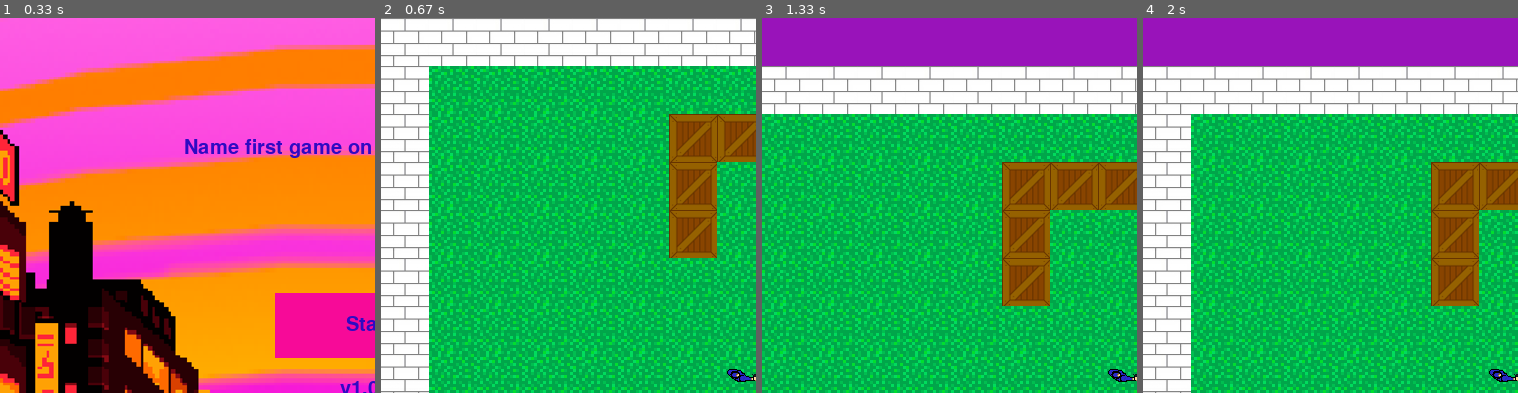
Above: before the commit, frames 1-4 (left to right).
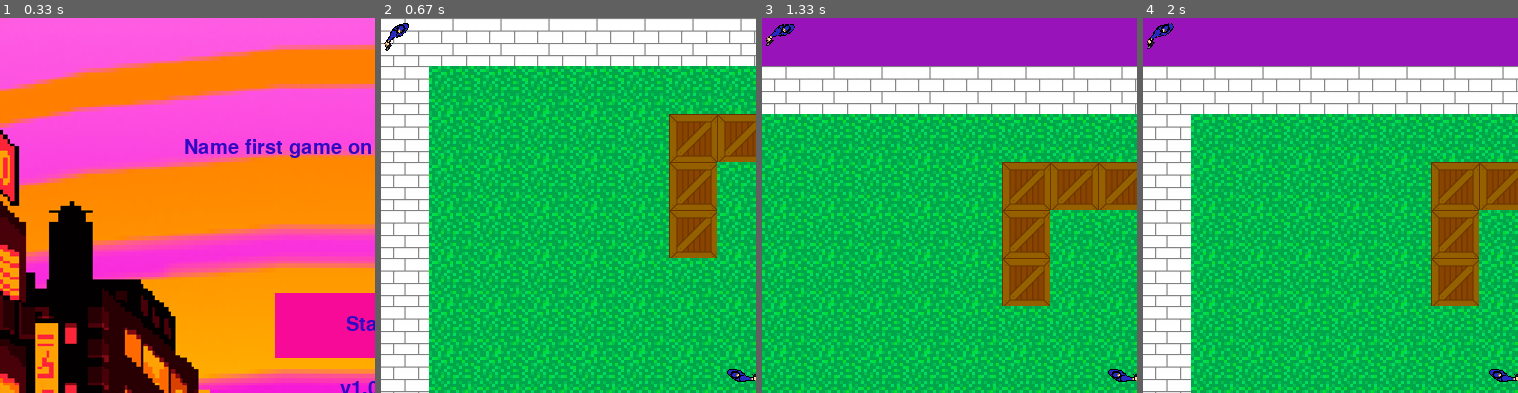
Above: after the commit, the same moments.

Repository: Stevenson707/Game_on_Pygame
Game: pygame game, started from game.py
Same seed, same stepped clock (60 frames per second), same inputs: the game is played once before the commit and once after it.
Inputs (mouse positions are % of the whole screen's width and height, from its top left):
- Up to frame 1 (0.33 s): no input
- Up to frame 2 (0.67 s): press the mouse at (49, 41) at 0.37 s; move the mouse to (61, 45) at 0.47 s; release the mouse at (73, 48) at 0.6 s
- Up to frame 3 (1.33 s): hold W 0.67-1.13 s; move the mouse to (46, 23) at 0.7 s; hold D from 1.17 s (still down); move the mouse to (42, 46) at 1.2 s
- Up to frame 4 (2 s): release D at 1.63 s; hold A from 1.67 s (still down); move the mouse to (17, 15) at 1.7 s
The pictures show only the part of the screen within x 0-50%, y 0-50%; the shares and areas given below are measured in that part.

Frame 1 is identical in both runs. In frame 2, 0.2% of the frame differs, in the area x 0-8%, y 1-9%; in frame 3, 0.2%; in frame 4, 0.2%.

Commit message:
rotate person

Diff:
--- a/data/code_dop/constants.py
+++ b/data/code_dop/constants.py
@@ -5,7 +5,8 @@
 Moveble_items = pygame.sprite.Group()
 player = pygame.sprite.Group()
 Cursors = pygame.sprite.Group()
-
+bullets = pygame.sprite.Group()
+WIDTH = HEIGHT = 750
 
 button_start = False
 button_exit = False
--- a/game.py
+++ b/game.py
@@ -3,6 +3,8 @@
 from sys import exit
 import argparse
 from data.code_dop import constants
+from pygame.math import Vector2
+from pygame import K_a, K_s, K_d, K_w
 
 parser = argparse.ArgumentParser()
 parser.add_argument("map", type=str, nargs="?", default="map.map")
@@ -38,6 +40,7 @@
 }
 player_image = load_image('sprites/Jacob_pewpew.png')
 bot_image = load_image('sprites/HT.png')
+# bullet_image = load_image("sprites/bullet.png")
 
 tile_width = tile_height = 48
 
@@ -88,6 +91,23 @@
         self.rect.centery = y
 
 
+class Bullet(pygame.sprite.Sprite):
+    def __init__(self, x, y):
+        pygame.sprite.Sprite.__init__(self)
+        self.image = pygame.Surface((10, 20))
+        self.image.fill(pygame.Color("yellow"))
+        self.rect = self.image.get_rect()
+        self.rect.bottom = y
+        self.rect.centerx = x
+        self.speedy = -10
+
+    def update(self):
+        self.rect.y += self.speedy
+        # убить, если он заходит за верхнюю часть экрана
+        if self.rect.bottom < 0:
+            self.kill()
+
+
 class Player(pygame.sprite.Sprite):
     def __init__(self, pos_x, pos_y):
         super().__init__(hero_group)
@@ -95,6 +115,15 @@
         self.rect = self.image.get_rect().move(
             tile_width * pos_x + 10, tile_height * pos_y + 15)
         self.pos = (pos_x, pos_y)
+       # self.og_surf = pygame.transform.smoothscale(pygame.image.load("data/sprites/bullet.png").convert(), (100, 100))
+        #self.surf = self.og_surf
+        self.orig = self.image
+        #self.rect = self.surf.get_rect(center=(400, 400))
+        #self.pos = (pos_x, pos_y)
+
+        #self.speed = speed
+        self.rect_x = pos_x
+        self.rect_y = pos_y
 
     def move(self, x, y):
         camera.dx -= tile_width * (x - self.pos[0])
@@ -103,8 +132,27 @@
         for sprite in sprite_group:
             camera.apply(sprite)
 
-    def rotate(self, angle):
-        self.rect = pygame.transform.rotate(self.rect, angle)
+    # def update(self, keys):
+        #if keys[K_a]:
+        #    self.rect.x -= self.speed
+        #if keys[K_d]:
+         #   self.rect.x += self.speed
+        #if keys[K_s]:
+          #  self.rect.y += self.speed
+        #if keys[K_w]:
+         #   self.rect.y -= self.speed
+
+    def shoot(self):
+        bullet = Bullet(self.rect.centerx, self.rect.top)
+        constants.all_sprites.add(bullet)
+        constants.bullets.add(bullet)
+
+    def rotate(self):
+        x, y, w, h = self.rect
+        direction = pygame.mouse.get_pos() - Vector2(x + w // 2, y = h // 2)
+        radius, angle = direction.as_polar()
+        self.image = pygame.transform.rotate(self.orig, -angle - 90)
+        self.rect = self.image.get_rect()
 
 
 class Bot(pygame.sprite.Sprite):
@@ -234,6 +282,7 @@
 
 fps = 60
 fpsClock = pygame.time.Clock()
+player_coords = Player(8, 9)
 
 
 class Button():
@@ -413,6 +462,7 @@
     vol = 1.0
     pygame.mixer.music.play(-1)
     running = True
+    presses = pygame.key.get_pressed()
 
     while running:
         for event in pygame.event.get():
@@ -444,9 +494,17 @@
             elif event.type == pygame.MOUSEMOTION:
                 if pygame.mouse.get_focused():
                     cursor.update(event.pos)
+
+        for x in constants.all_sprites:
+            x.move(presses)
+            screen.blit(x.surf, x.rect)
         # Player.rotate(cursor.rect.centerx, cursor.rect.centery)
           #if pygame.mouse.get_focused():
             # constants.Cursors.draw(screen)
+        constants.all_sprites.update()
+
+        player_coords.rotate()
+
         screen.fill(pygame.Color(153, 19, 186))
         constants.all_sprites.update()
         sprite_group.draw(screen)
@@ -473,5 +531,3 @@
 while current_scene is not None:
     current_scene()
 pygame.quit()
-
-#
Binary file added: data/sprites/bullet.png
